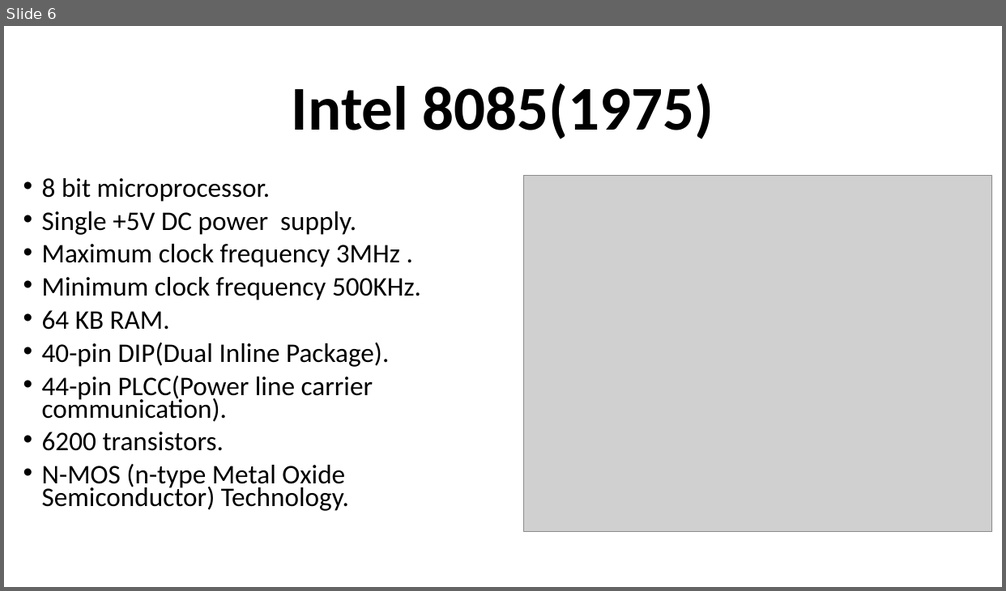
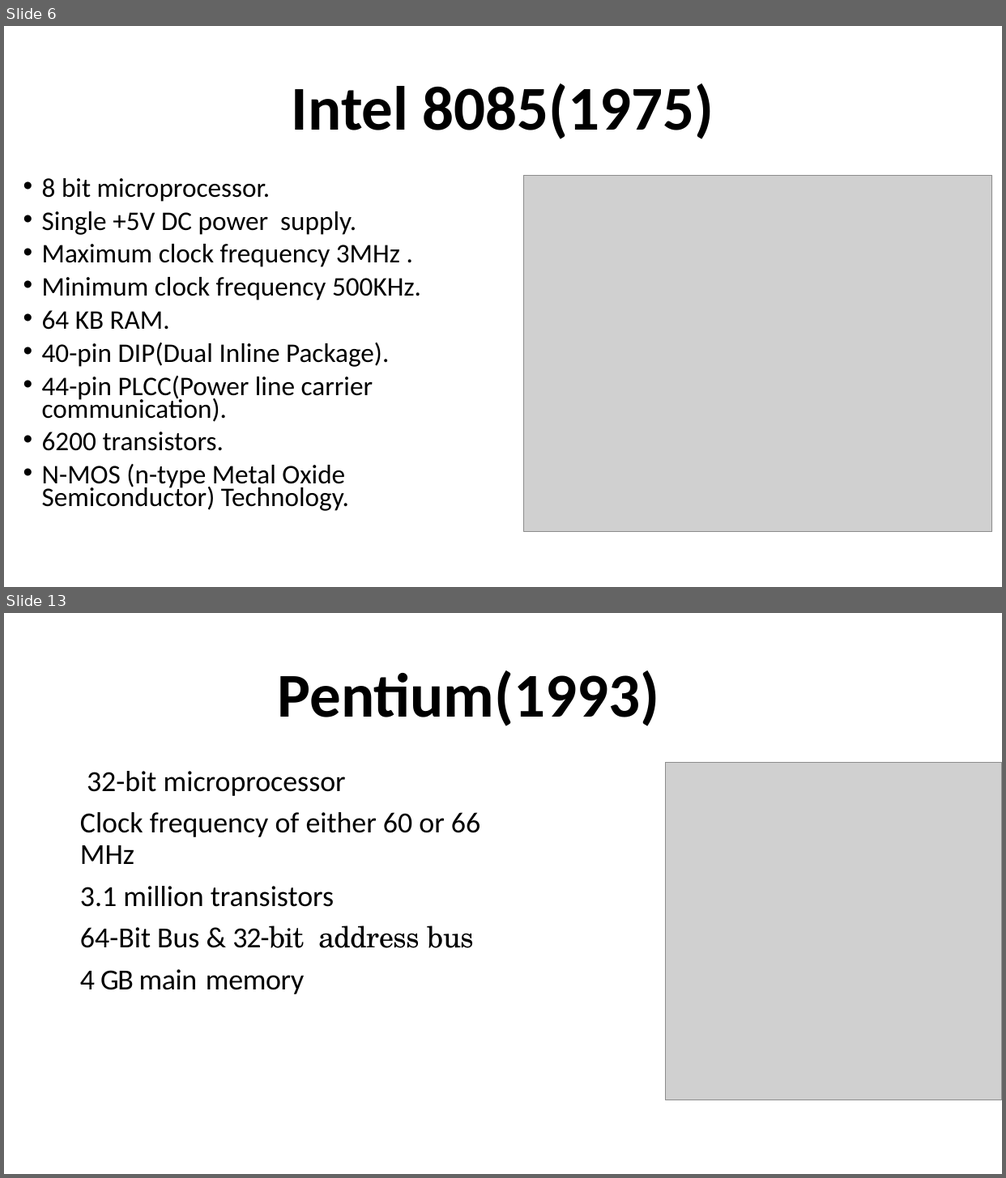
Before and after one commit to MENAGAMM/-JAVA-CODING, a slide deck: Microprocessor.pptx. Shown one above the other, each under a label of ours: slide 6 before the commit, slides 6 and 13 after it; the slides between them are not shown. The pictures are 1006x591 and 1006x1178 pixels, drawn with LibreOffice and Linux fonts; fonts in the diff are those of the drawing; grey boxes stand for pictures. Boxes give left, top, right and bottom in pixels: in the first picture for what was removed or moved away, otherwise in the second. Text is boxed around its words. In the diff, an @@ line names an element or a change of style, - is before the commit and + after.

```diff
--- a/Microprocessor.pptx
+++ b/Microprocessor.pptx
@@ slide 13 added at (4, 613, 1002, 1174), background #FFFFFF @@
@@ title added at (278, 671, 660, 726), 60 pt, text #000000, bold @@
+Pentium(1993)
@@ text added at (80, 771, 480, 995), 28 pt, text #000000 @@
+32-bit microprocessor
+Clock frequency of either 60 or 66 MHz
+3.1 million transistors
+64-Bit Bus & 32-bit address bus
+4 GB main memory
@@ picture added at (665, 763, 1002, 1101) @@
```
Also in this commit, not shown: 7 slides changed, 4 other slides added.
